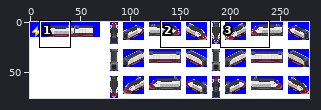
Edited in one commit: sprite sheet (src/locomotive/CTX/CTX_FC_R.png). Above, an overview of the earlier version with the close-up marked.
Close-up. As it was:
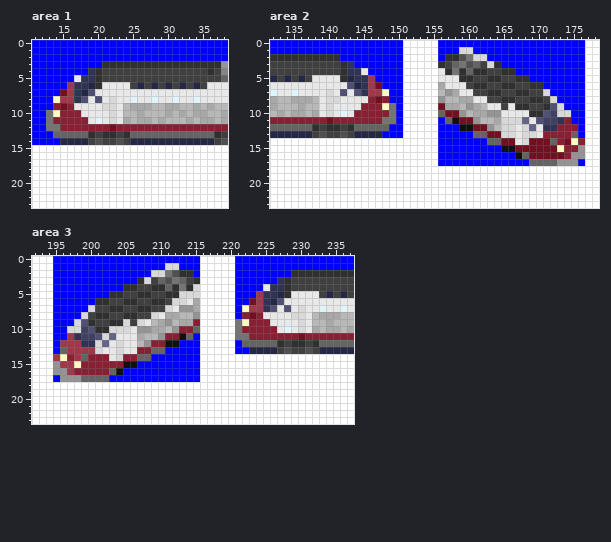
The file is 279x76 pixels. Colours within 5 levels of each other are drawn and written as one. Shown: area 1: x 11..38, y 0..23; area 2: x 132..178, y 0..23; area 3: x 192..237, y 0..23. The commit also changed other parts of the picture, which this record leaves out.
And afterwards:
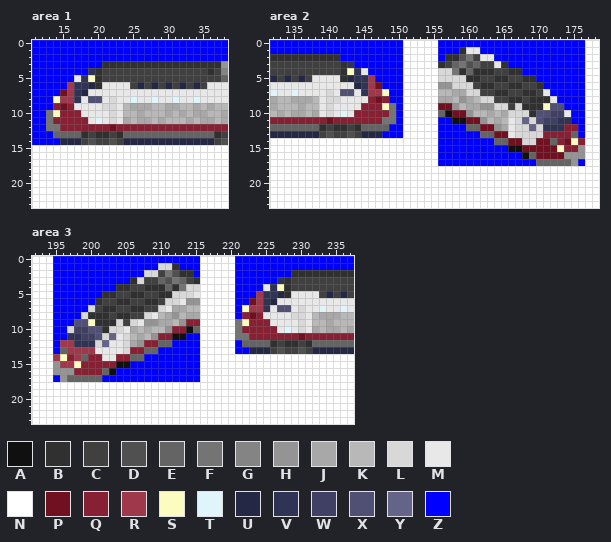
Palette (. is transparent): A #101010  B #303030  C #404040  D #505050  E #646464  F #747474  G #848484  H #949494  J #a8a8a8  K #b8b8b8  L #d8d8d8  M #e8e8e8  N #ffffff  P #701020  Q #882034  R #a0384c  S #fcfcc0  T #e0f4fc  U #242844  V #303454  W #404064  X #505074  Y #646488  Z #0000ff
Changes in this commit:
Changed rows in their new state; - is an unchanged pixel.
Area 1:
first column x 18:
 5 -S
 7 -M
 8 MX
first column x 18:
13 BCB-CBE
14 CDC-DCU
Area 2:
first column x 138:
 1 ---------------------BMM-------------
 2 -----------------------CMM-----------
 3 -------------------------CMB---------
 4 -----S------------LL-----B-C-B-------
 5 ------------------LLLL-B-C-B-C-B-----
 6 -----M------------HHLLLC-B-C-B-C-----
 7 -----XM------------K-JLL-C-B-C-B-M---
 8 ------------------JJ-H-KLL-C-B---BM--
 9 -------------------PH-J-HHLLCL-BBS-X-
10 -------------------A-PHKKJKJLLL-X--WM
11 -------------------Z-A-PH--KM--L----V
12 EBC-BCB--------------ZEE-PHJML--L--V-
13 UCD-CDC----------------Z-E-PML--L----
14 -------------------------Z-E-P-L-----
15 ---------------------------Z-A-------
16 -----------------------------ZAE----H
17 -------------------------------Z---EE
Area 3:
first column x 197:
 1 -------------L-B--------------------
 2 -----------L-C----------------------
 3 ---------BLC------------------------
 4 -------B-C-B-----L------------S-----
 5 -----B-C-B-C-B-L--M-----------------
 6 -----C-B-C-B-CL-MHH-----------M-----
 7 -----B-C-B-C-LMJJKK----------MX-----
 8 ---B---B-C-LMK-H-JJ-----------------
 9 -X-SBB-LCLMHH-J-HQ------------------
10 -W--X---MJKJKKHQ-A------------------
11 V-------LK--HQ-A-Z------------------
12 -V-----MLJHQ-EEZ-------------BCB-CBE
13 ----M--MLQ-E-Z---------------CDC-DCU
14 -----M-Q-E-Z------------------------
15 -------A-Z--------------------------
16 H----EAZ----------------------------
17 EE---Z------------------------------
Boxes around the changes in both close-ups, in picture pixels (x1, y1, x2, y2):
changed: (81, 75, 95, 103)
changed: (81, 131, 130, 145)
changed: (438, 47, 571, 166)
changed: (347, 68, 361, 96)
changed: (312, 124, 361, 138)
changed: (67, 263, 200, 382)
changed: (270, 284, 284, 312)
changed: (270, 340, 319, 354)
